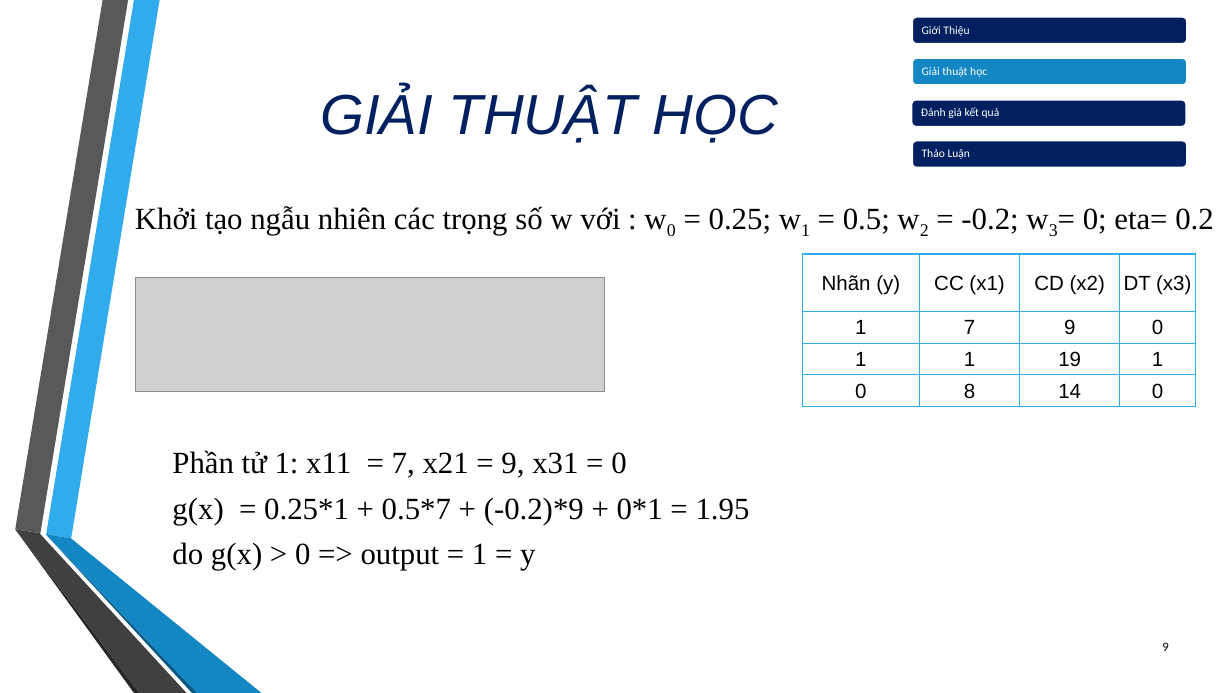
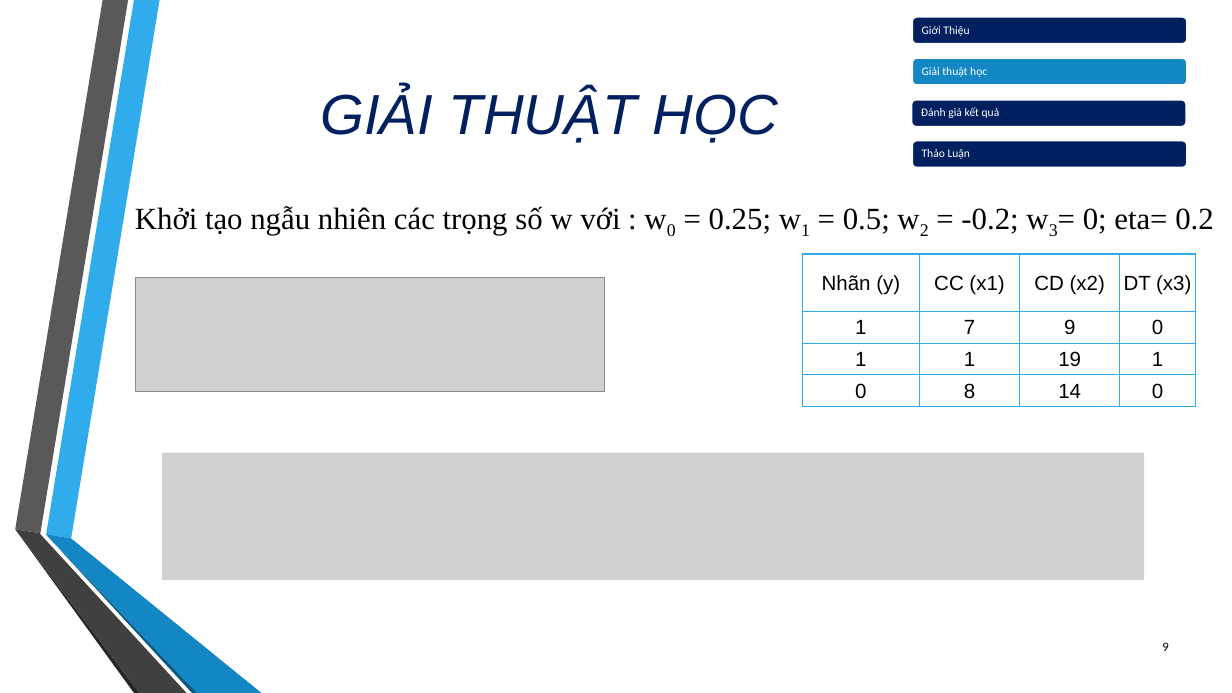
Before and after one commit to sangqle/Study, a slide deck: slide 9 of Nhom7_STTBaoCao5.pptx. Drawn at 1232x693 pixels with LibreOffice and Linux fonts; fonts in the diff are those of the drawing; grey boxes stand for pictures; background and template pictures are left out. Boxes give left, top, right and bottom in pixels: in the first picture for what was removed or moved away, otherwise in the second. Text is boxed around its words. In the diff, an @@ line names an element or a change of style, - is before the commit and + after.

```diff
--- a/Nhom7_STTBaoCao5.pptx
+++ b/Nhom7_STTBaoCao5.pptx
@@ picture added at (x1=162, y1=453, x2=1144, y2=580) @@
@@ text removed at (x1=172, y1=450, x2=750, y2=570) @@
-Phần tử 1: x11 = 7, x21 = 9, x31 = 0
-g(x) = 0.25*1 + 0.5*7 + (-0.2)*9 + 0*1 = 1.95
-do g(x) > 0 => output = 1 = y
```
Also in this commit, not shown: 4 other slides changed.
